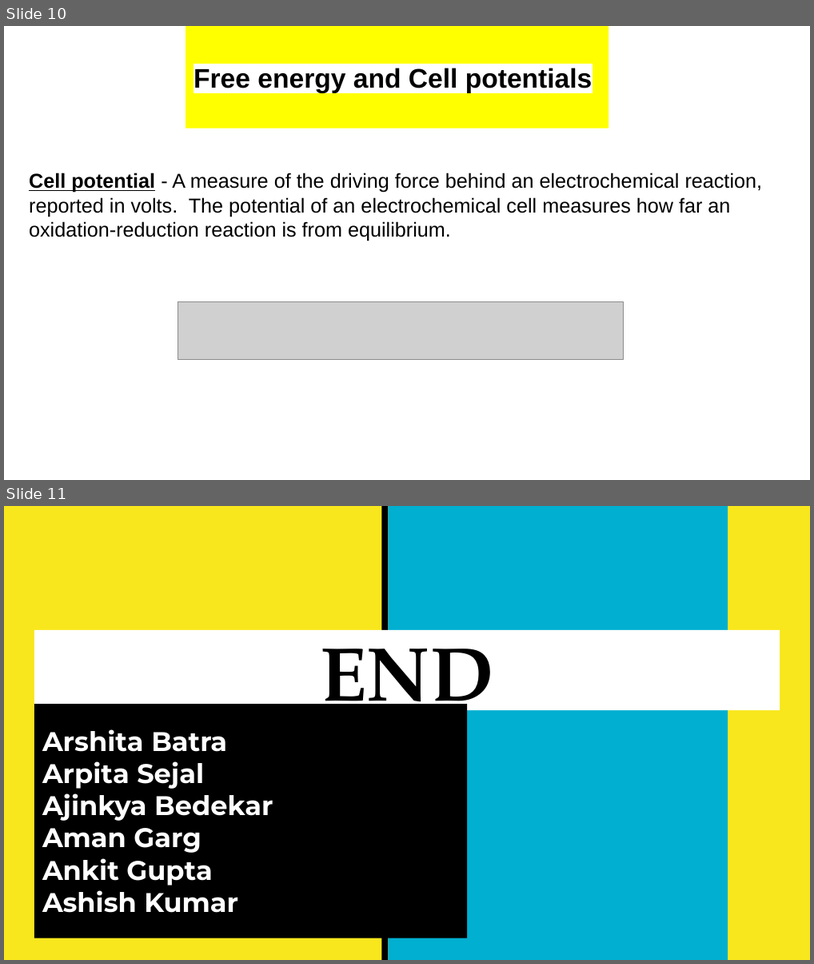
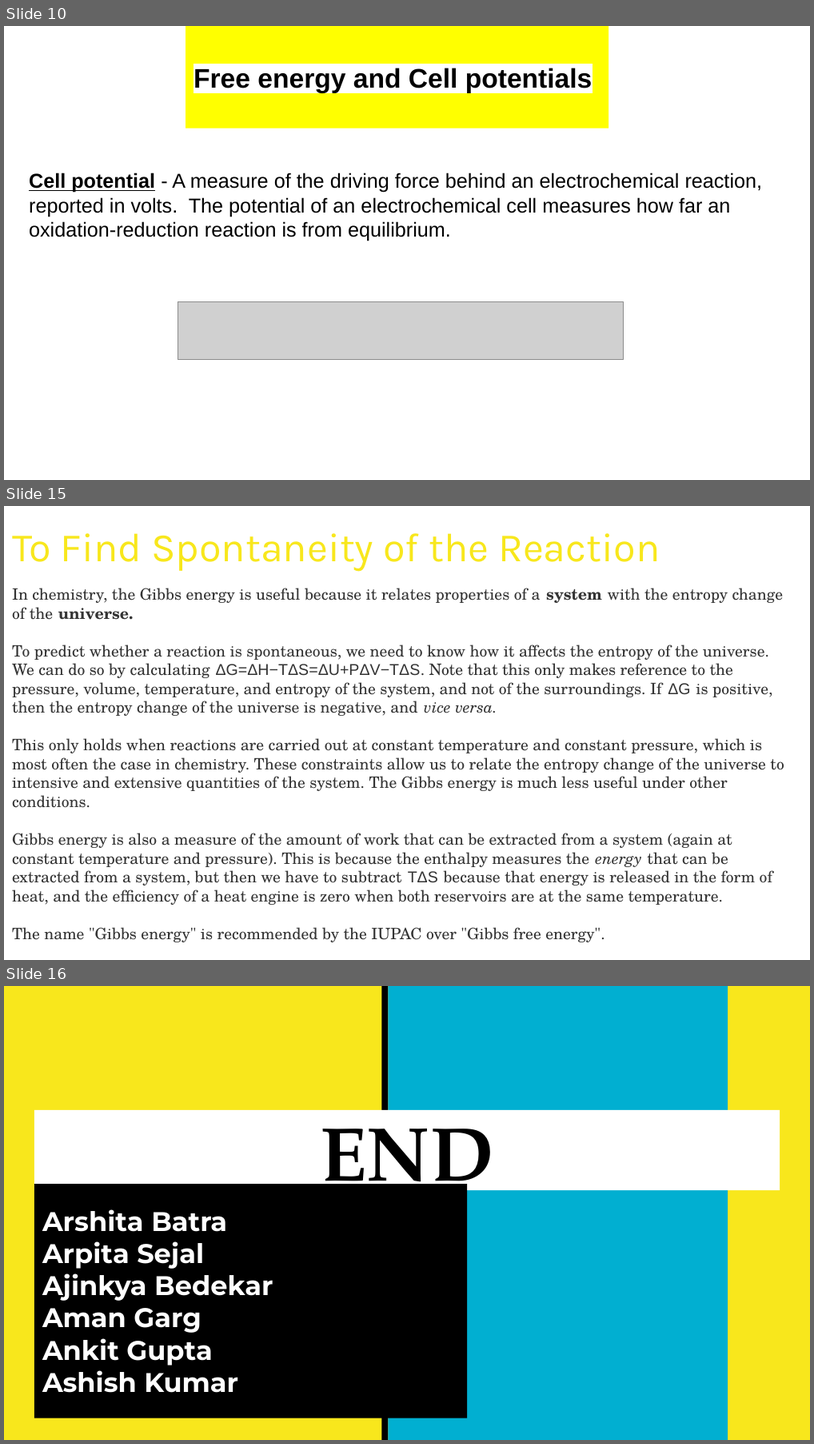
Before and after one commit to ajinkyabedekar/Chemistry-I, a slide deck: CHEMISTRY PRESENTATION.pptx. Shown one above the other, each under a label of ours: slides 10 and 11 before the commit, slides 10, 15 and 16 after it; the slides between them are not shown. The pictures are 814x964 and 814x1444 pixels, drawn with LibreOffice and Linux fonts; fonts in the diff are those of the drawing; grey boxes stand for pictures. Boxes give left, top, right and bottom in pixels: in the first picture for what was removed or moved away, otherwise in the second. Text is boxed around its words. In the diff, an @@ line names an element or a change of style, - is before the commit and + after.

```diff
--- a/CHEMISTRY PRESENTATION.pptx
+++ b/CHEMISTRY PRESENTATION.pptx
@@ slide 15 added at <box>4,506,810,960</box>, background #FFFFFF @@
@@ text added at <box>12,533,660,572</box>, 36 pt, text #F8E71C @@
+To Find Spontaneity of the Reaction
@@ text added at <box>12,588,785,942</box>, 14 pt, text #333333 @@
+In chemistry, the Gibbs energy is useful because it relates properties of a system with the entropy change of the universe.
+To predict whether a reaction is spontaneous, we need to know how it affects the entropy of the universe. We can do so by calculating ΔG=ΔH−TΔS=ΔU+PΔV−TΔS. Note that this only makes reference to the pressure, volume, temperature, and entropy of the system, and not of the surroundings. If ΔG is positive, then the entropy change of the universe is negative, and vice versa.
+This only holds when reactions are carried out at constant temperature and constant pressure, which is most often the case in chemistry. These constraints allow us to relate the entropy change of the universe to intensive and extensive quantities of the system. The Gibbs energy is much less useful under other conditions.
+Gibbs energy is also a measure of the amount of work that can be extracted from a system (again at constant temperature and pressure). This is because the enthalpy measures the energy that can be extracted from a system, but then we have to subtract TΔS because that energy is released in the form of heat, and the efficiency of a heat engine is zero when both reservoirs are at the same temperature.
+The name "Gibbs energy" is recommended by the IUPAC over "Gibbs free energy".
@@ what was slide 11 is now slide 16 @@
```
Also in this commit, not shown: 1 slide changed, 4 other slides added, 10 other files.
